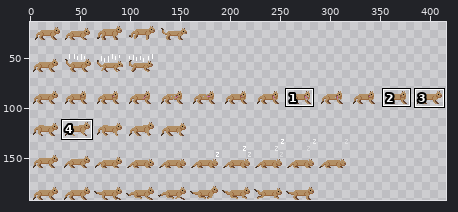
Two states of a sprite sheet, PhotographersHike/Assets/Art/Minigames/CougarSpriteSheet.png. Above, an overview of the earlier version with the close-up marked.
Close-up. First the earlier version:
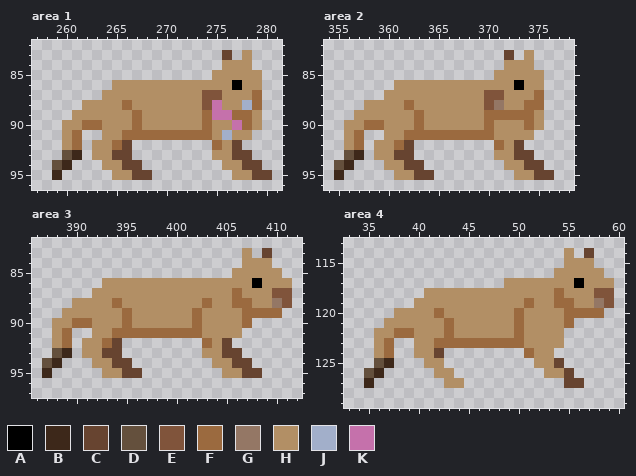
The file is 416x192 pixels. Shown: area 1: x 257..281, y 82..96; area 2: x 354..378, y 82..96; area 3: x 386..412, y 82..97; area 4: x 33..60, y 113..129. The wide view leaves out empty margins. The commit also changed other parts of the picture, which this record leaves out.
Palette (. is transparent): A #000000  B #3d281a  C #674430  D #64503d  E #80543b  F #9b6a3f  G #947765  H #b28f65  J #a2afca  K #c571ab
New version:
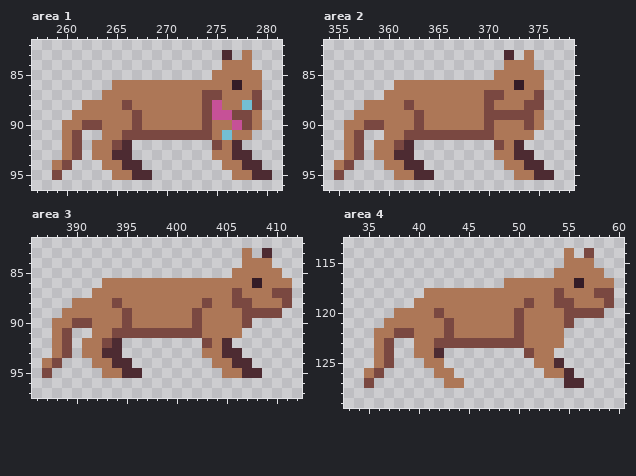
The exact change:
Colour A changes from #000000 to #341c27.
Colour C changes from #674430 to #4d2b32.
Colour F changes from #9b6a3f to #7a4841.
Colour H changes from #b28f65 to #ad7757.
Colour J changes from #a2afca to #73bed3.
Colour K changes from #c571ab to #c65197.
Area 1:
Colour B becomes colour F in row 93 at x 261; in row 94 at x 260; in row 95 at x 259.
Colour E becomes colour F in row 87 at x 274 to 275; in row 88 at x 274.
Colour D becomes colour H in row 93 at x 260; in row 94 at x 259.
Area 2:
Colour B becomes colour F in row 93 at x 357; in row 94 at x 356; in row 95 at x 355.
Colour E becomes colour F in row 87 at x 370 to 371; in row 88 at x 370.
Colour D becomes colour H in row 93 at x 356; in row 94 at x 355.
Colour G becomes colour H in row 88 at x 371.
Area 3:
Colour B becomes colour F in row 93 at x 389; in row 94 at x 388; in row 95 at x 387.
Colour E becomes colour F in row 87 at x 410 to 411; in row 88 at x 411.
Colour D becomes colour H in row 93 at x 388; in row 94 at x 387.
Colour G becomes colour H in row 88 at x 410.
Area 4:
Colour B becomes colour F in row 125 at x 37; in row 126 at x 36; in row 127 at x 35.
Colour C becomes colour F in row 114 at x 57.
Colour E becomes colour F in row 118 at x 58 to 59; in row 119 at x 59.
Colour D becomes colour H in row 125 at x 36; in row 126 at x 35.
Colour G becomes colour H in row 119 at x 58.
Changed places in both close-ups, as pixel boxes (x1, y1, x2, y2):
changed: (52, 50, 272, 180)
changed: (334, 50, 554, 180)
changed: (42, 248, 292, 378)
changed: (364, 248, 614, 388)
